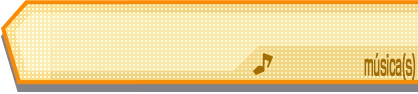
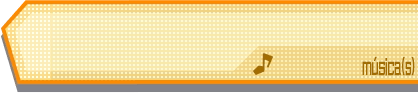
Layers edited between the first and the second w=418, h=94 image:
added layer "música(s) V2.1 Resize" above "música(s) V2 Resize" over [362, 56, 415, 76]
renamed "música(s)" to "música(s) Fix", hid it over [364, 53, 416, 80]
